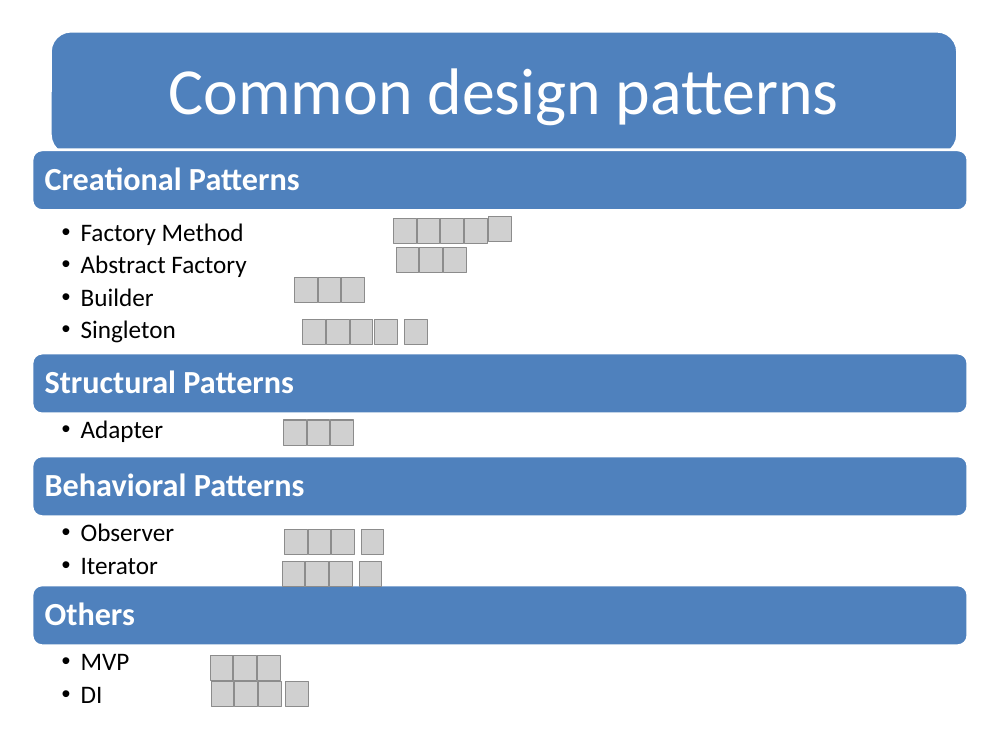
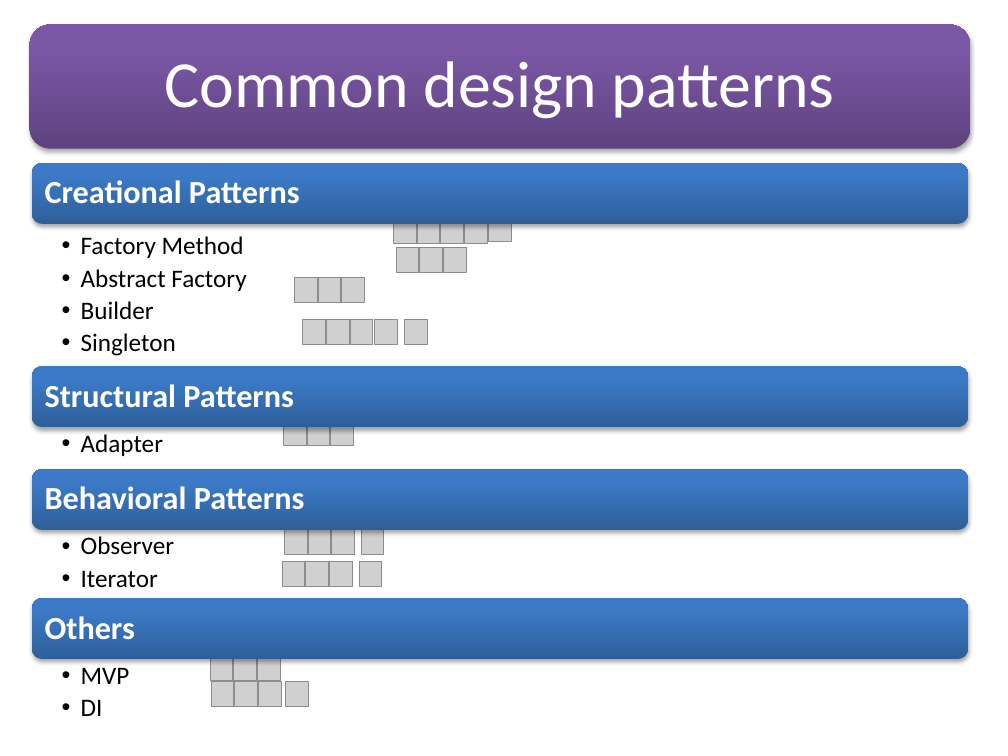
Before and after one commit to soyebparvez/DesignPatternData, a slide deck: slide 16 of Design Principle.pptx (slide 22 before the commit). Drawn at 1008x756 pixels with LibreOffice and Linux fonts; fonts in the diff are those of the drawing; grey boxes stand for pictures. Boxes give left, top, right and bottom in pixels: in the first picture for what was removed or moved away, otherwise in the second. Text is boxed around its words. In the diff, an @@ line names an element or a change of style, - is before the commit and + after.

```diff
--- a/Design Principle.pptx
+++ b/Design Principle.pptx
@@ rounded rectangle: place and size @@
-rounded rectangle at bbox=[50, 31, 958, 155]
+rounded rectangle at bbox=[29, 24, 970, 148]
@@ rounded rectangle at bbox=[29, 24, 970, 148]: fill #4F81BD to gradient #5F4480 to #7B58A6 to #7C57A8; outline #FFFFFF 2 pt to none; shadow on @@
@@ text "Common design patterns": place and size @@
-text "Common design patterns" at bbox=[169, 68, 838, 126]
+text "Common design patterns" at bbox=[165, 61, 834, 119]
@@ fill #4F81BD to gradient #2F5F99 to #3D7CC7 to #3A7CCB; outline #FFFFFF 2 pt to none; shadow on in 4 elements at bbox=[32, 163, 968, 224], bbox=[32, 366, 968, 426], bbox=[32, 469, 968, 529], bbox=[32, 598, 968, 658] @@
@@ 4 frees, 4 freeform shapes: place and size @@
-4 frees, 4 freeform shapes at bbox=[32, 150, 968, 715]
+4 frees, 4 freeform shapes at bbox=[32, 163, 968, 728]
```
Also in this commit, not shown: 12 other slides changed, 1 slide added, 7 slides removed.
